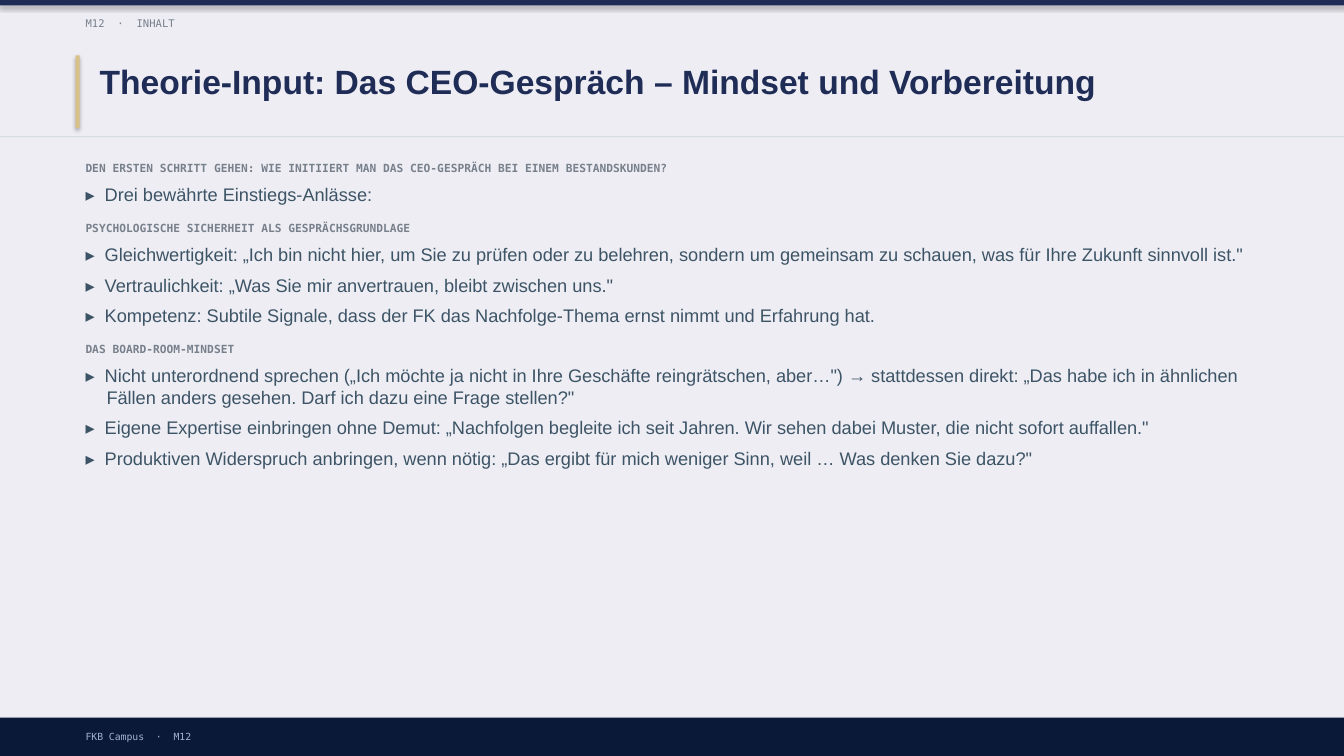
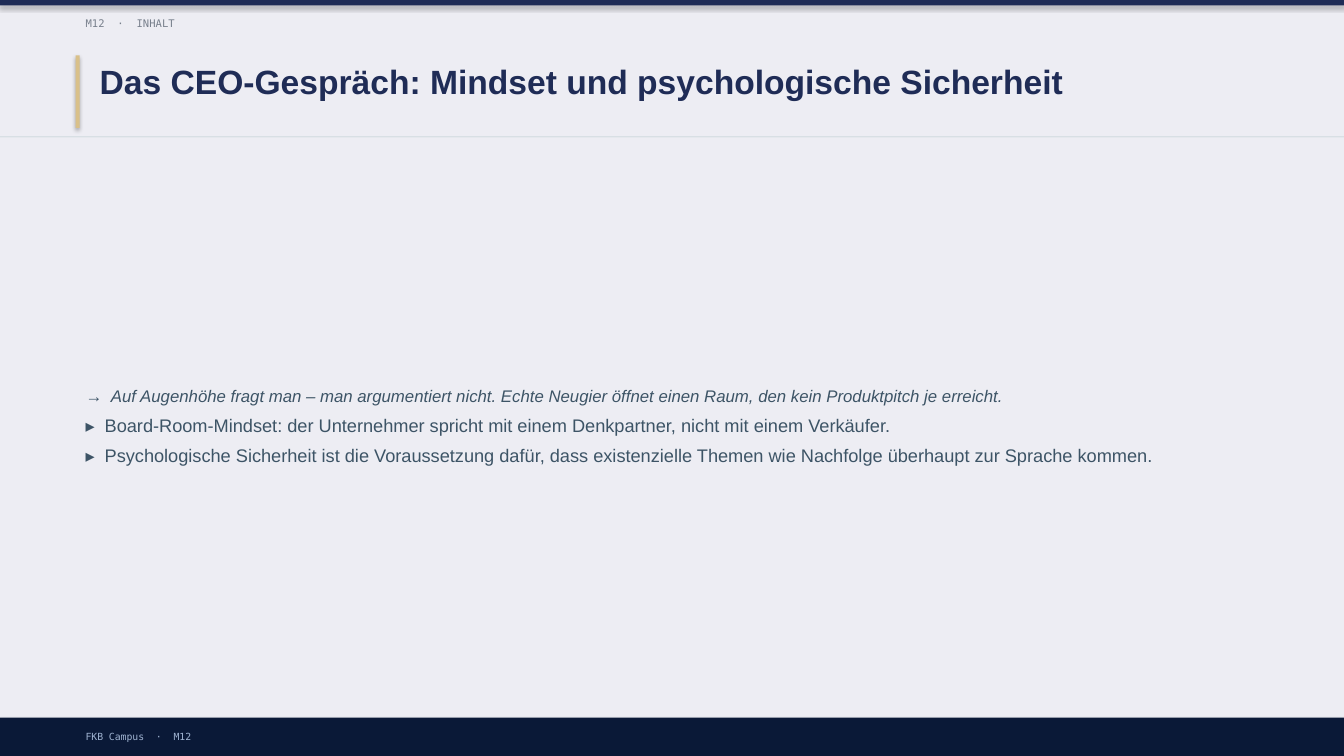
Before and after one commit to ck5rqc47pr-byte/firmenkundenakademie-online, a slide deck: slide 6 of protected-downloads/praesentation/M12.pptx (slide 5 before the commit). Drawn at 1344x756 pixels with LibreOffice and Linux fonts; fonts in the diff are those of the drawing. Boxes give left, top, right and bottom in pixels: in the first picture for what was removed or moved away, otherwise in the second. Text is boxed around its words. In the diff, an @@ line names an element or a change of style, - is before the commit and + after.

```diff
--- a/protected-downloads/praesentation/M12.pptx
+++ b/protected-downloads/praesentation/M12.pptx
@@ text at (x1=100, y1=69, x2=1062, y2=101): text changed @@
-Theorie-Input: Das CEO-Gespräch – Mindset und Vorbereitung
+Das CEO-Gespräch: Mindset und psychologische Sicherheit
@@ text "→ Auf Augenhöhe fragt man ..." at (x1=105, y1=390, x2=1153, y2=466): vertical alignment top to middle @@
@@ text at (x1=105, y1=390, x2=1153, y2=466): text changed @@
-DEN ERSTEN SCHRITT GEHEN: WIE INITIIERT MAN DAS CEO-GESPRÄCH BEI EINEM BESTANDSKUNDEN?
-▸ Drei bewährte Einstiegs-Anlässe:
-PSYCHOLOGISCHE SICHERHEIT ALS GESPRÄCHSGRUNDLAGE
-▸ Gleichwertigkeit: „Ich bin nicht hier, um Sie zu prüfen oder zu belehren, sondern um gemeinsam zu schauen, was für Ihre Zukunft sinnvoll ist."
-▸ Vertraulichkeit: „Was Sie mir anvertrauen, bleibt zwischen uns."
-▸ Kompetenz: Subtile Signale, dass der FK das Nachfolge-Thema ernst nimmt und Erfahrung hat.
-DAS BOARD-ROOM-MINDSET
-▸ Nicht unterordnend sprechen („Ich möchte ja nicht in Ihre Geschäfte reingrätschen, aber…") → stattdessen direkt: „Das habe ich in ähnlichen Fällen anders gesehen. Darf ich dazu eine Frage stellen?"
-▸ Eigene Expertise einbringen ohne Demut: „Nachfolgen begleite ich seit Jahren. Wir sehen dabei Muster, die nicht sofort auffallen."
-▸ Produktiven Widerspruch anbringen, wenn nötig: „Das ergibt für mich weniger Sinn, weil … Was denken Sie dazu?"
+→ Auf Augenhöhe fragt man – man argumentiert nicht. Echte Neugier öffnet einen Raum, den kein Produktpitch je erreicht.
+▸ Board-Room-Mindset: der Unternehmer spricht mit einem Denkpartner, nicht mit einem Verkäufer.
+▸ Psychologische Sicherheit ist die Voraussetzung dafür, dass existenzielle Themen wie Nachfolge überhaupt zur Sprache kommen.
```
Also in this commit, not shown: 2 other slides changed, 14 slides added, 3 slides removed, 1 other file.
